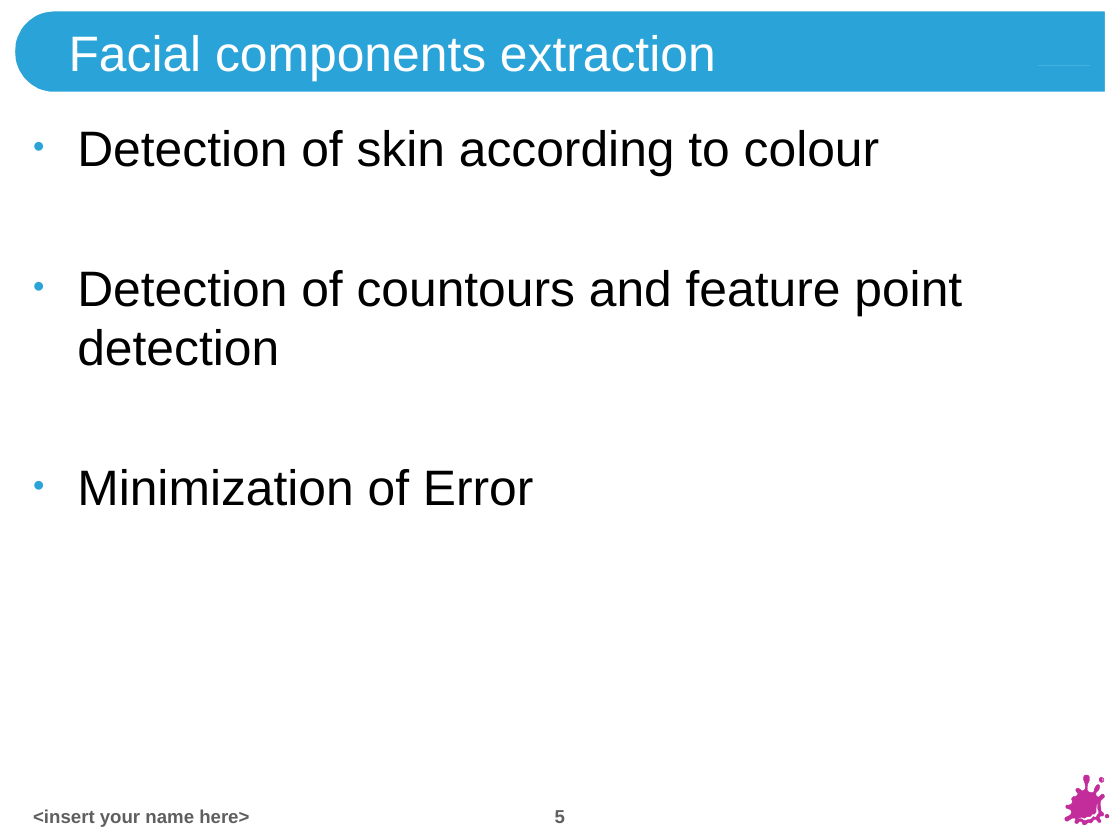
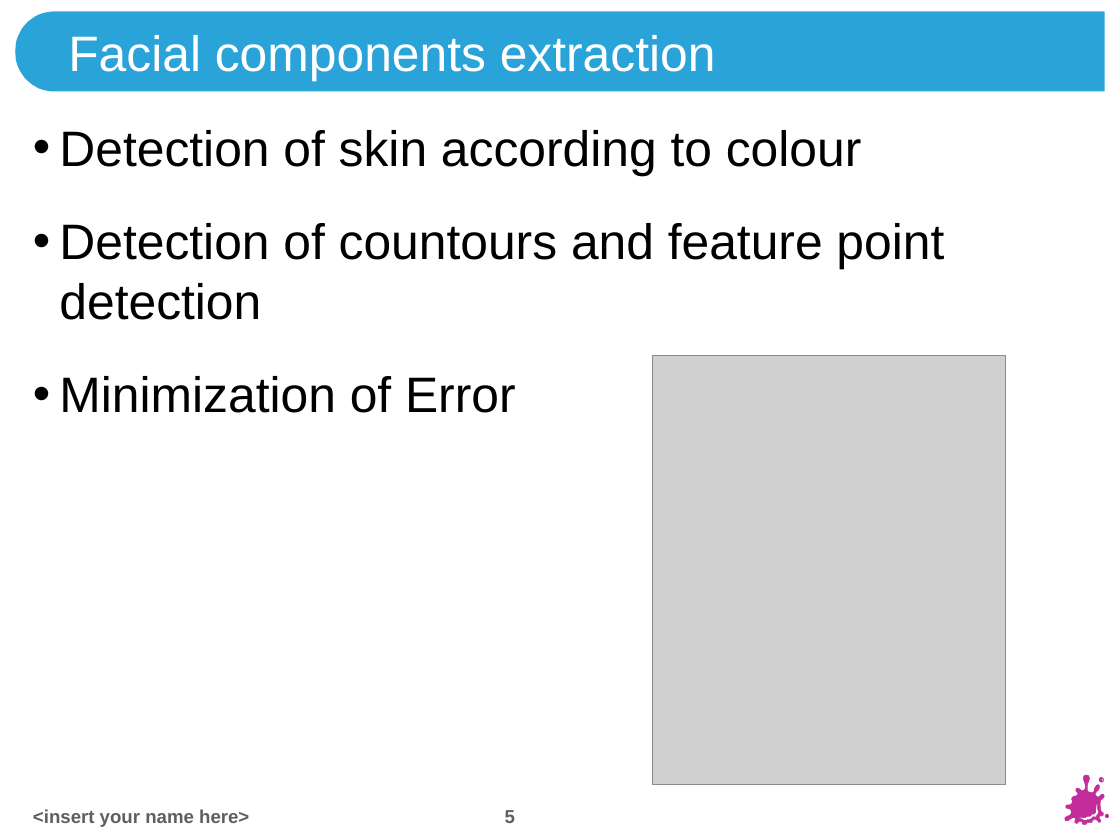
Before and after one commit to tpinetz/Visualisierung, a slide deck: slide 5 of Allgemeines/FaceReconstruction.pptx. Drawn at 1120x840 pixels with LibreOffice and Linux fonts; fonts in the diff are those of the drawing; grey boxes stand for pictures; background and template pictures are left out. Boxes give left, top, right and bottom in pixels: in the first picture for what was removed or moved away, otherwise in the second. Text is boxed around its words. In the diff, an @@ line names an element or a change of style, - is before the commit and + after.

```diff
--- a/Allgemeines/FaceReconstruction.pptx
+++ b/Allgemeines/FaceReconstruction.pptx
@@ outline redrawn in 4 elements at [1065, 775, 1104, 824], [1079, 803, 1099, 820], [15, 10, 1107, 92], [1037, 65, 1090, 65] @@
@@ text "Detection of skin according to ..." at [59, 130, 944, 413]: indent changed; less space between paragraphs @@
@@ picture added at [653, 356, 1006, 785] @@
@@ page number at [505, 810, 515, 823]: alignment centre to left @@
@@ freeform shape at [1085, 785, 1104, 825]: outline #C32D9B 0.25 pt to #C32D9B 0.26 pt; outline redrawn @@
```
Also in this commit, not shown: 7 other slides changed, 3 other files.
